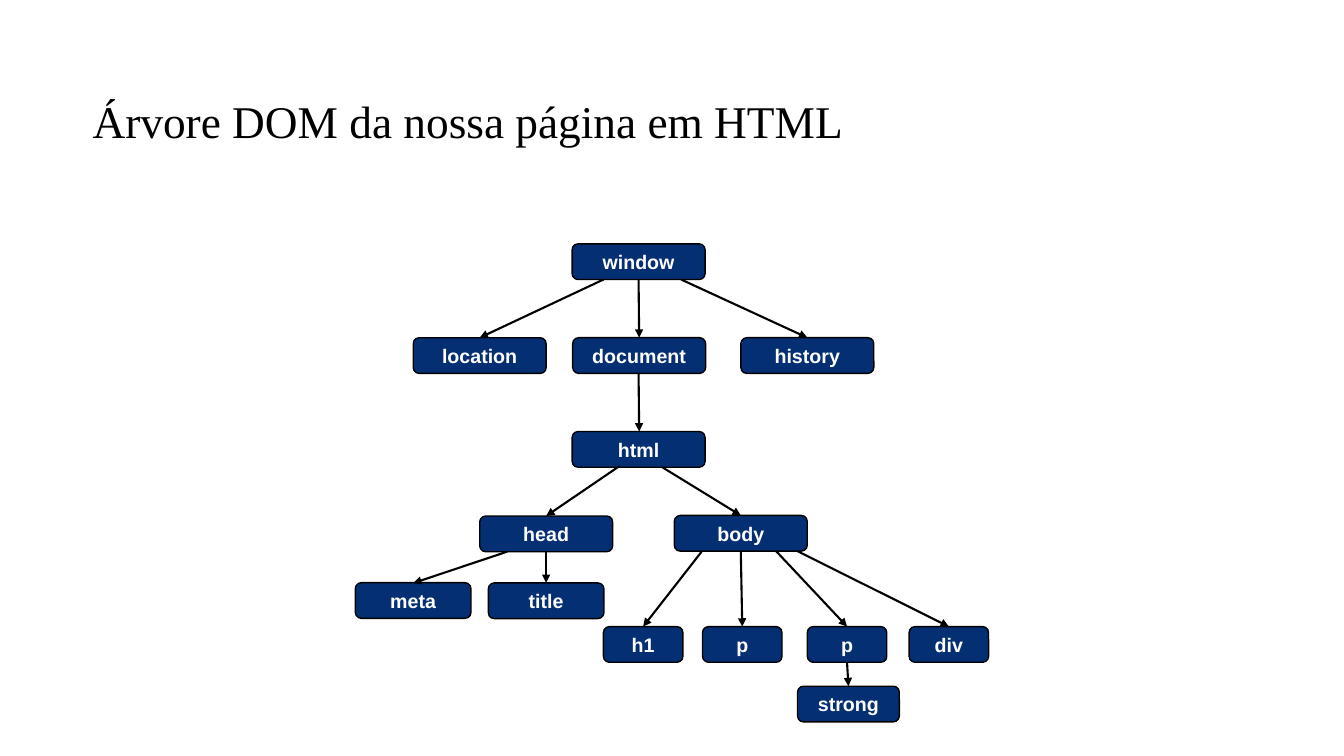
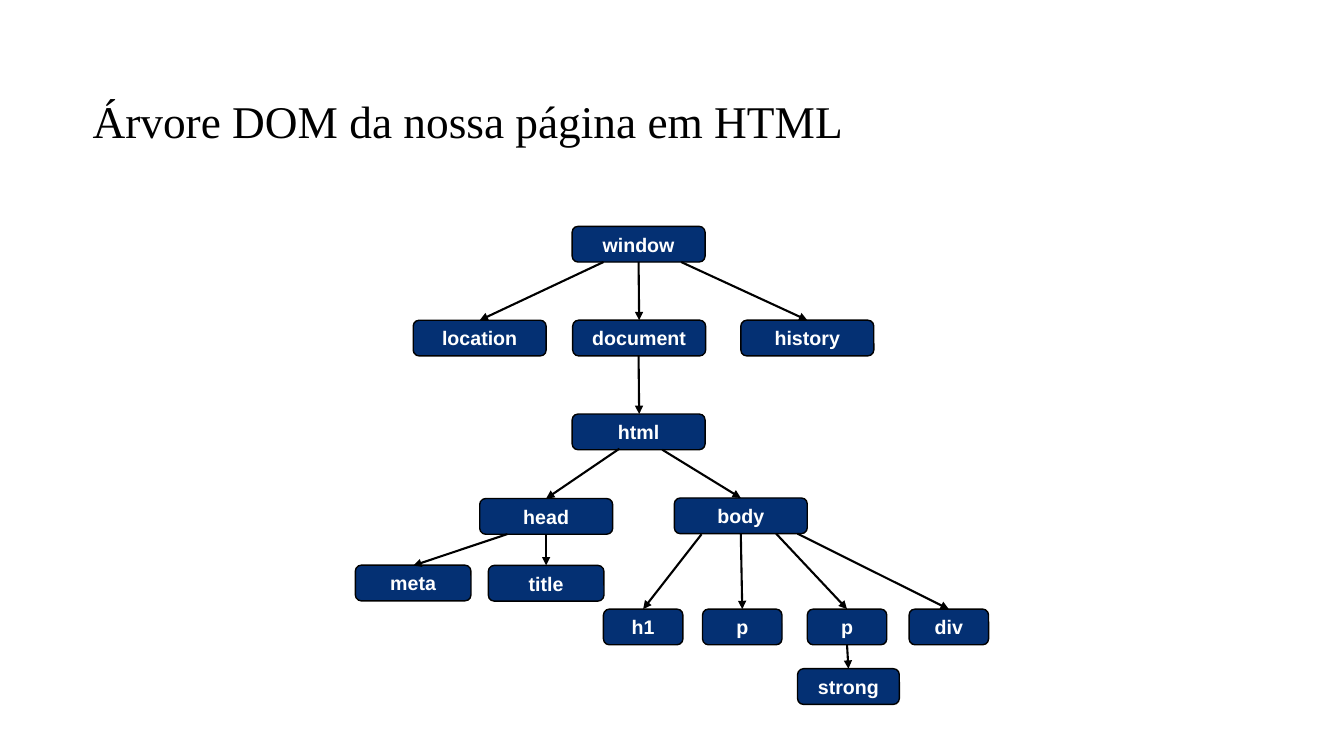
Before and after one commit to PedroMiho/Logica-de-Programacao, a slide deck: slide 3 of Módulo 02 - JavaScript/Aula 13 - Manipulando o DOM/Introdução ao DOM.pptx. Drawn at 1344x756 pixels with LibreOffice and Linux fonts; fonts in the diff are those of the drawing; background and template pictures are left out. Boxes give left, top, right and bottom in pixels: in the first picture for what was removed or moved away, otherwise in the second. Text is boxed around its words. In the diff, an @@ line names an element or a change of style, - is before the commit and + after.

```diff
--- a/Módulo 02 - JavaScript/Aula 13 - Manipulando o DOM/Introdução ao DOM.pptx
+++ b/Módulo 02 - JavaScript/Aula 13 - Manipulando o DOM/Introdução ao DOM.pptx
@@ 7 arrows, 6 rounded rectangles: place and size @@
-7 arrows, 6 rounded rectangles at [413,432,989,722]
+7 arrows, 6 rounded rectangles at [413,414,989,704]
@@ 8 rounded rectangles, 6 arrows: place and size @@
-8 rounded rectangles, 6 arrows at [356,244,874,687]
+8 rounded rectangles, 6 arrows at [356,227,874,668]
```
Also in this commit, not shown: 6 slides added, 3 slides removed, 9 other files.
